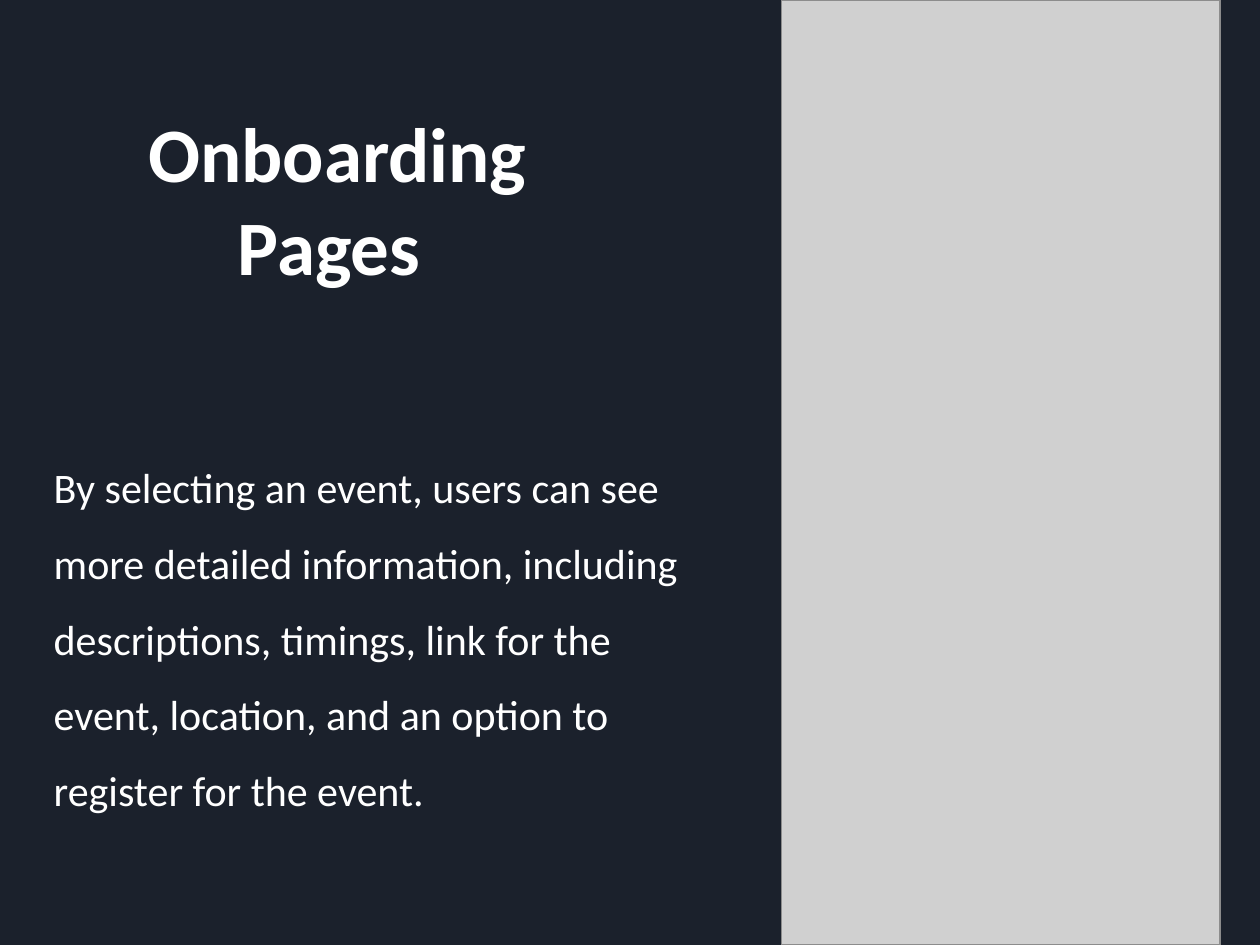
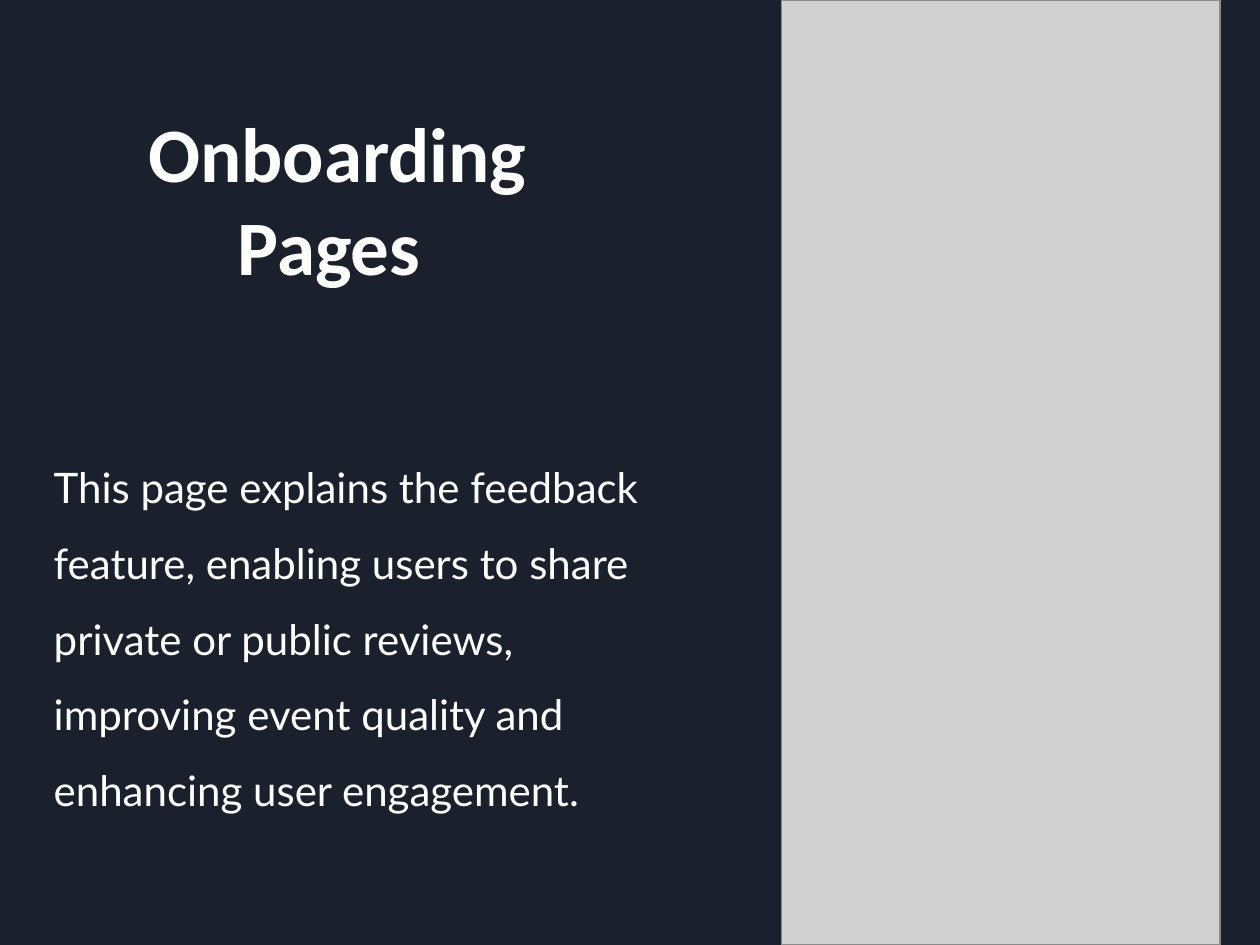
Before and after one commit to YuchenCao1/Jialong-Yuchen-Zihan-Team-BU-Event-Planer, a slide deck: slide 5 of Sprint_1_PRE.pptx. Drawn at 1260x945 pixels with LibreOffice and Linux fonts; fonts in the diff are those of the drawing; grey boxes stand for pictures. Boxes give left, top, right and bottom in pixels: in the first picture for what was removed or moved away, otherwise in the second. Text is boxed around its words. In the diff, an @@ line names an element or a change of style, - is before the commit and + after.

```diff
--- a/Sprint_1_PRE.pptx
+++ b/Sprint_1_PRE.pptx
@@ text at <box>54,472,638,814</box>: text changed; font Calibri to Lato @@
-By selecting an event, users can see more detailed information, including descriptions, timings, link for the event, location, and an option to register for the event.
+This page explains the feedback feature, enabling users to share private or public reviews, improving event quality and enhancing user engagement.
```
Also in this commit, not shown: 2 other slides changed.
